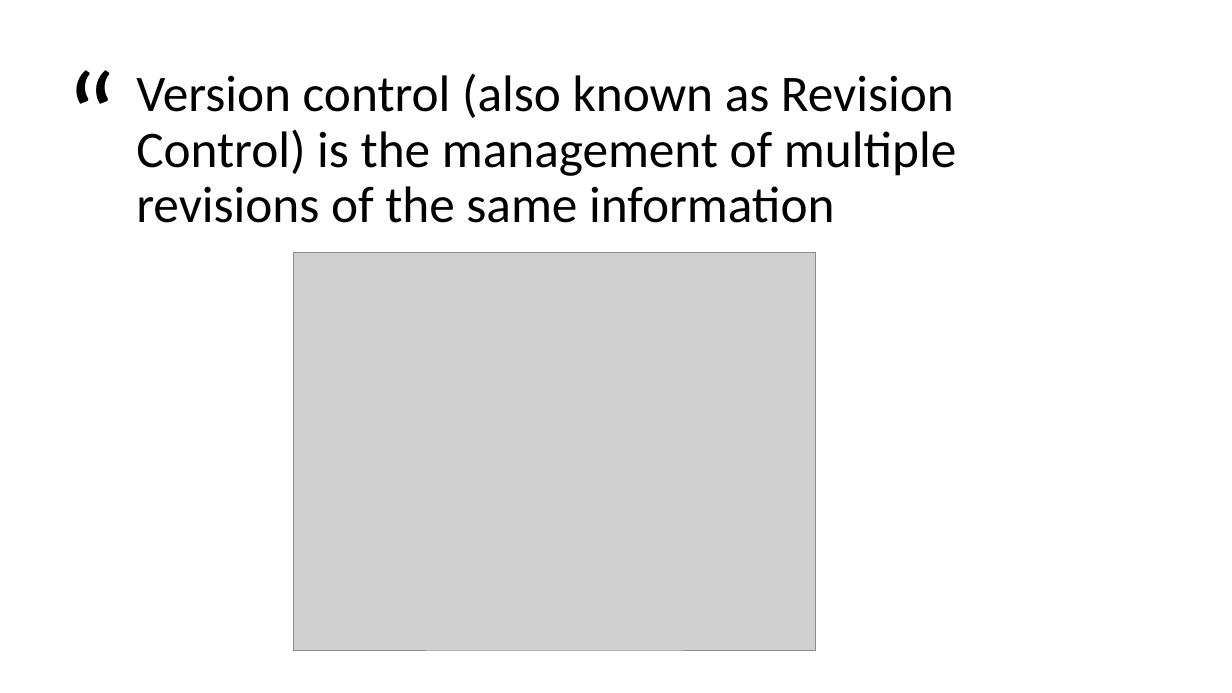
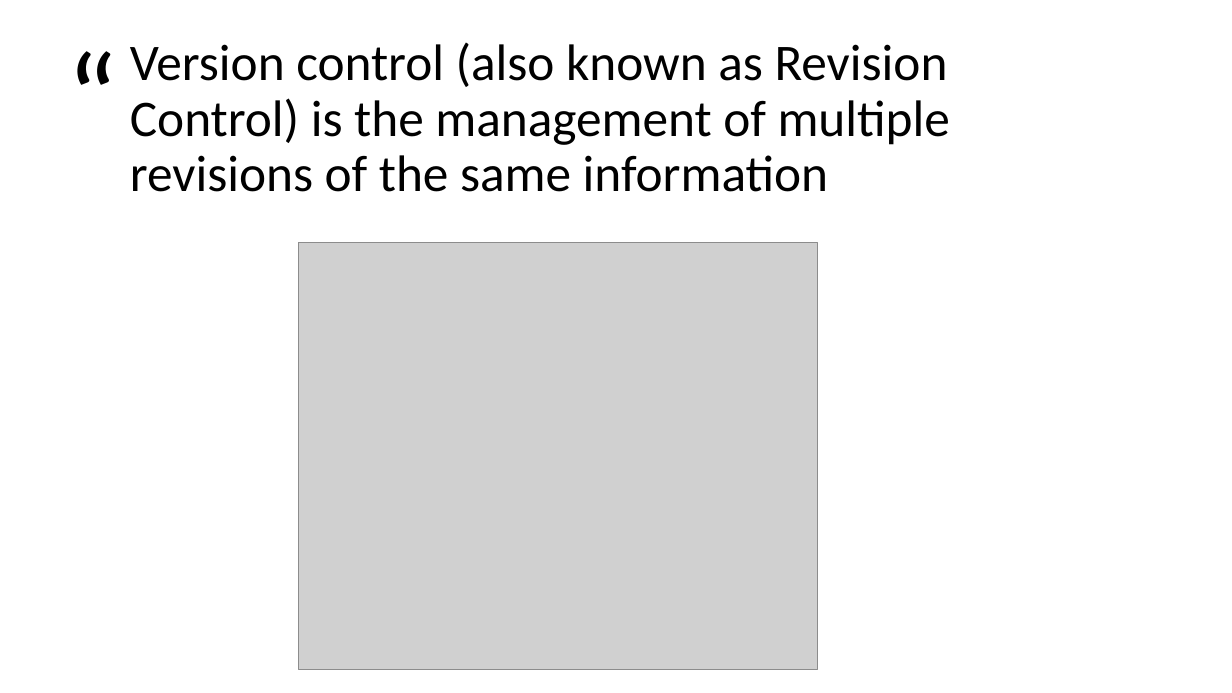
Before and after one commit to dmucode/dmucode.github.io, a slide deck: slide 6 of version-control/versioncontrol-short-introduction.pptx. Drawn at 1232x693 pixels with LibreOffice and Linux fonts; fonts in the diff are those of the drawing; grey boxes stand for pictures. Boxes give left, top, right and bottom in pixels: in the first picture for what was removed or moved away, otherwise in the second. Text is boxed around its words. In the diff, an @@ line names an element or a change of style, - is before the commit and + after.

Commit message:
Update slides.

```diff
--- a/version-control/versioncontrol-short-introduction.pptx
+++ b/version-control/versioncontrol-short-introduction.pptx
@@ text "“": place and size @@
-text "“" at box(43, 31, 127, 190)
+text "“" at box(44, 12, 128, 171)
@@ text "Version control (also known as ...": place and size @@
-text "Version control (also known as ..." at box(136, 73, 956, 223)
+text "Version control (also known as ..." at box(130, 42, 950, 192)
@@ picture: place and size @@
-picture at box(293, 252, 816, 651)
+picture at box(299, 243, 818, 670)
```
